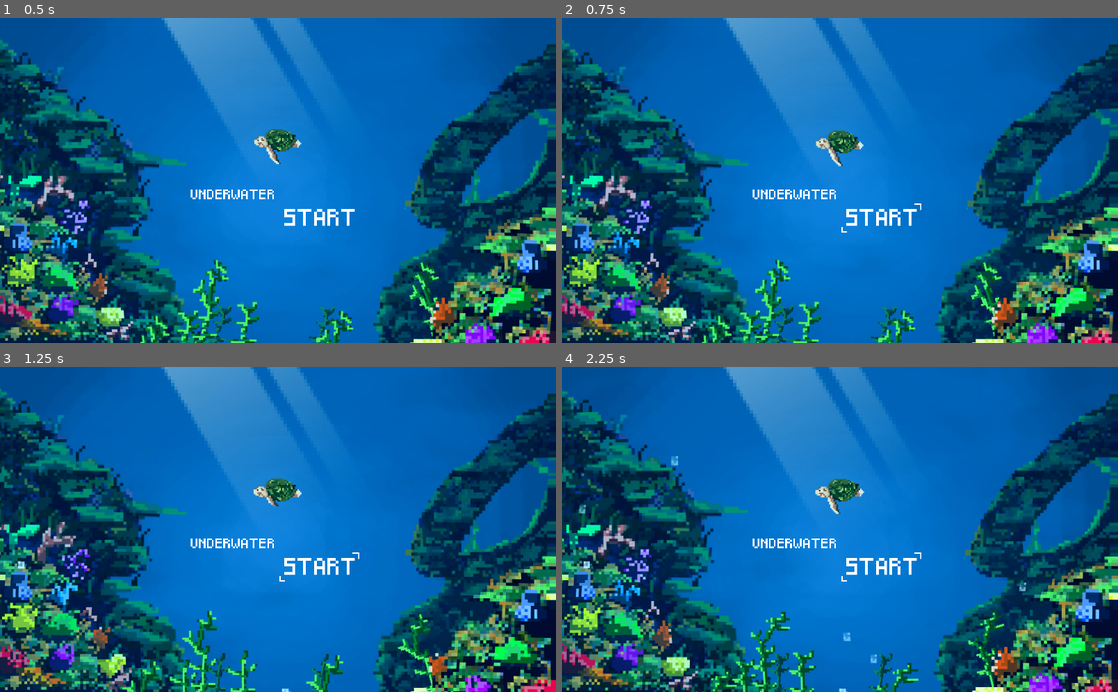
Above: before the commit, frames 1-4 (two rows, left to right).
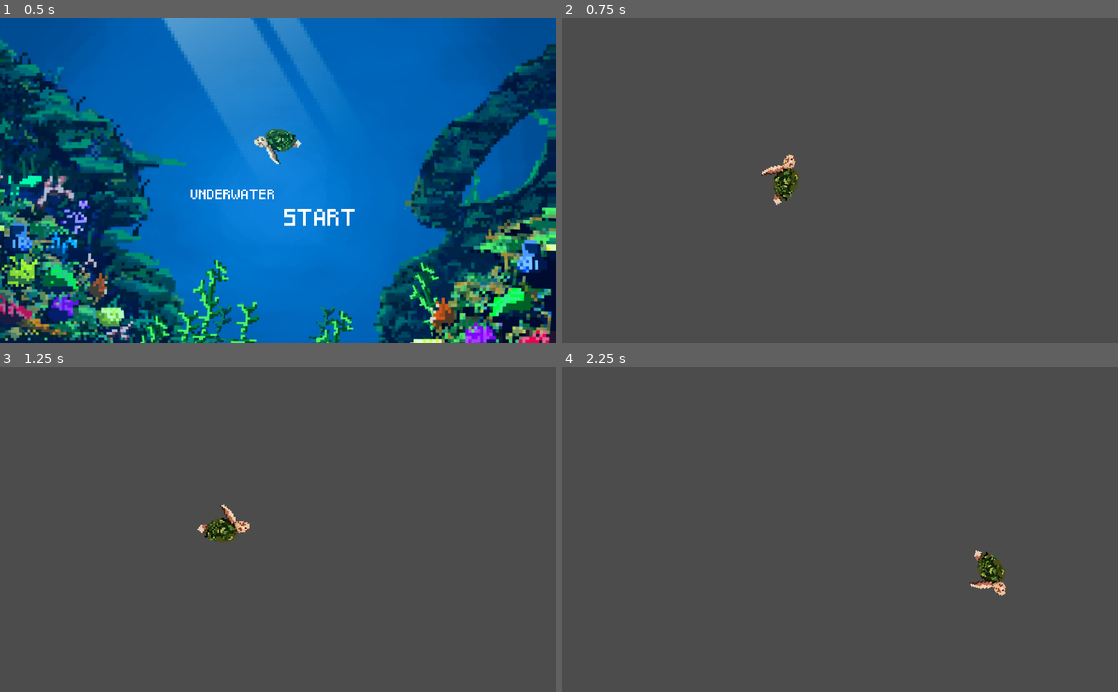
Above: after the commit, the same moments.

Repository: Gerchis/JamTeamSeas
Game: Godot game, scene res://Scenes/MainMenu/MainMenu.tscn
Same seed, same stepped clock (60 frames per second), same inputs: the game is played once before the commit and once after it.
Inputs (mouse positions are in pixels of both pictures, inside the frame that each line leads up to):
- Up to frame 1 (0.5 s): no input
- Up to frame 2 (0.75 s): click (878, 219) at 0.5 s
- Up to frame 3 (1.25 s): no input
- Up to frame 4 (2.25 s): hold D (right, bound only after the commit) 1.28-2.03 s; hold S (down, bound only after the commit) from 2.03 s (still down)

Frame 1 is identical in both runs. In frame 2, 100% of the frame differs, in the area x 0-100%, y 0-100%; in frame 3, 100%; in frame 4, 100%.

Commit message:
GameScene&&PlayerMovement

Diff:
--- /dev/null
+++ b/Scenes/GameScene/GameScene.tscn
@@ -0,0 +1,8 @@
+[gd_scene load_steps=2 format=2]
+
+[ext_resource path="res://Scenes/GameScene/PLayer.tscn" type="PackedScene" id=1]
+
+[node name="GameScene" type="Node2D"]
+
+[node name="PLayer" parent="." instance=ExtResource( 1 )]
+position = Vector2( 411.748, 300.074 )
--- /dev/null
+++ b/Scenes/GameScene/PLayer.tscn
@@ -0,0 +1,22 @@
+[gd_scene load_steps=4 format=2]
+
+[ext_resource path="res://Scripts/Player/PLayerController.gd" type="Script" id=1]
+[ext_resource path="res://Sprites/Turtle/IdleSpriteSheetTurtle_001.png" type="Texture" id=2]
+
+[sub_resource type="CapsuleShape2D" id=1]
+radius = 19.955
+height = 44.6906
+
+[node name="PLayer" type="KinematicBody2D"]
+script = ExtResource( 1 )
+
+[node name="Graphics" type="Sprite" parent="."]
+position = Vector2( 8.49487, 5.66324 )
+scale = Vector2( 0.3, 0.3 )
+texture = ExtResource( 2 )
+hframes = 4
+vframes = 2
+
+[node name="CollisionShape2D" type="CollisionShape2D" parent="."]
+rotation = 1.57079
+shape = SubResource( 1 )
--- a/Scenes/MainMenu/MainMenu.tscn
+++ b/Scenes/MainMenu/MainMenu.tscn
@@ -17,6 +17,7 @@
 [ext_resource path="res://Sprites/ButtonStart/ButtonsSeaUnderwater_Start.png" type="Texture" id=15]
 [ext_resource path="res://Sprites/ButtonStart/ButtonsSeaUnderwater_Selec.png" type="Texture" id=16]
 [ext_resource path="res://Sprites/ButtonStart/ButtonsSeaUnderwater_StartSelec.png" type="Texture" id=17]
+[ext_resource path="res://Scripts/MainMenu/MainMenu.gd" type="Script" id=18]
 
 [sub_resource type="Animation" id=1]
 resource_name = "Seaweed_01"
@@ -253,27 +254,29 @@
 "speed": 5.0
 } ]
 
-[sub_resource type="StyleBoxTexture" id=12]
+[sub_resource type="StyleBoxTexture" id=13]
 texture = ExtResource( 17 )
 region_rect = Rect2( 0, 0, 545, 223 )
 
-[sub_resource type="StyleBoxTexture" id=13]
+[sub_resource type="StyleBoxTexture" id=14]
 texture = ExtResource( 16 )
 region_rect = Rect2( 0, 0, 545, 223 )
 
-[sub_resource type="StyleBoxFlat" id=14]
+[sub_resource type="StyleBoxFlat" id=15]
 bg_color = Color( 0.6, 0.6, 0.6, 0 )
 
-[sub_resource type="StyleBoxTexture" id=15]
+[sub_resource type="StyleBoxTexture" id=16]
 texture = ExtResource( 15 )
 region_rect = Rect2( 0, 0, 545, 223 )
 
 [node name="MainMenu" type="Control"]
 anchor_right = 1.0
 anchor_bottom = 1.0
+script = ExtResource( 18 )
 __meta__ = {
 "_edit_use_anchors_": false
 }
+game_scene = "res://Scenes/GameScene/GameScene.tscn"
 
 [node name="Reef_03" type="Sprite" parent="."]
 position = Vector2( 512.213, 297.43 )
@@ -489,10 +492,12 @@
 margin_top = 35.2209
 margin_right = 157.128
 margin_bottom = 104.221
-custom_styles/hover = SubResource( 12 )
-custom_styles/pressed = SubResource( 13 )
-custom_styles/focus = SubResource( 14 )
-custom_styles/normal = SubResource( 15 )
+custom_styles/hover = SubResource( 13 )
+custom_styles/pressed = SubResource( 14 )
+custom_styles/focus = SubResource( 15 )
+custom_styles/normal = SubResource( 16 )
 __meta__ = {
 "_edit_use_anchors_": false
 }
+
+[connection signal="pressed" from="Button" to="." method="_on_Button_pressed"]
--- /dev/null
+++ b/Scripts/MainMenu/MainMenu.gd
@@ -0,0 +1,6 @@
+extends Control
+
+export (String, FILE) var game_scene
+
+func _on_Button_pressed() -> void:
+	SceneManager.goto_scene(game_scene)
--- /dev/null
+++ b/Scripts/Managers/SceneManager.gd
@@ -0,0 +1,19 @@
+extends Node
+
+var current_scene = null
+
+func _ready() -> void:
+	var root = get_tree().get_root()
+	current_scene = root.get_child(root.get_child_count() - 1)
+
+func goto_scene(path):
+	call_deferred("_deferred_goto_scene", path)
+
+func _deferred_goto_scene(path):
+	current_scene.free()
+
+	var s = ResourceLoader.load(path)
+
+	current_scene = s.instance()
+
+	get_tree().get_root().add_child(current_scene)
--- /dev/null
+++ b/Scripts/Player/PLayerController.gd
@@ -0,0 +1,32 @@
+extends KinematicBody2D
+
+export var speed := 500.0
+export var accel := 10.0
+export var rotation_speed := 5.0
+
+var actual_velocity := Vector2.ZERO
+var actual_rotation := 0.0
+
+func _physics_process(delta: float) -> void:
+	var _movement_direction = Vector2(
+		Input.get_action_strength("right") - Input.get_action_strength("left"),
+		Input.get_action_strength("down") - Input.get_action_strength("up"))
+
+
+
+	if _movement_direction.dot(Vector2.RIGHT) < 0:
+
+		$Graphics.flip_h = false
+
+	elif !$Graphics.flip_h && _movement_direction.x != 0:
+		$Graphics.flip_h = true
+
+	var _target_rotation = _movement_direction.normalized().angle() if $Graphics.flip_h else (-_movement_direction).normalized().angle()
+
+	var _target_velocity = _movement_direction.normalized() * speed
+
+	actual_velocity = actual_velocity.linear_interpolate(_target_velocity, delta * accel)
+
+	actual_velocity = move_and_slide(actual_velocity)
+
+	rotation = lerp_angle(rotation, _target_rotation, delta * rotation_speed)
--- a/project.godot
+++ b/project.godot
@@ -14,10 +14,46 @@
 run/main_scene="res://Scenes/MainMenu/MainMenu.tscn"
 config/icon="res://icon.png"
 
+[autoload]
+
+SceneManager="*res://Scripts/Managers/SceneManager.gd"
+
 [display]
 
 window/stretch/mode="2d"
 window/stretch/aspect="keep"
+
+[input]
+
+up={
+"deadzone": 0.5,
+"events": [ Object(InputEventKey,"resource_local_to_scene":false,"resource_name":"","device":0,"alt":false,"shift":false,"control":false,"meta":false,"command":false,"pressed":false,"scancode":87,"unicode":0,"echo":false,"script":null)
+, Object(InputEventKey,"resource_local_to_scene":false,"resource_name":"","device":0,"alt":false,"shift":false,"control":false,"meta":false,"command":false,"pressed":false,"scancode":16777232,"unicode":0,"echo":false,"script":null)
+ ]
+}
+down={
+"deadzone": 0.5,
+"events": [ Object(InputEventKey,"resource_local_to_scene":false,"resource_name":"","device":0,"alt":false,"shift":false,"control":false,"meta":false,"command":false,"pressed":false,"scancode":83,"unicode":0,"echo":false,"script":null)
+, Object(InputEventKey,"resource_local_to_scene":false,"resource_name":"","device":0,"alt":false,"shift":false,"control":false,"meta":false,"command":false,"pressed":false,"scancode":16777234,"unicode":0,"echo":false,"script":null)
+ ]
+}
+left={
+"deadzone": 0.5,
+"events": [ Object(InputEventKey,"resource_local_to_scene":false,"resource_name":"","device":0,"alt":false,"shift":false,"control":false,"meta":false,"command":false,"pressed":false,"scancode":65,"unicode":0,"echo":false,"script":null)
+, Object(InputEventKey,"resource_local_to_scene":false,"resource_name":"","device":0,"alt":false,"shift":false,"control":false,"meta":false,"command":false,"pressed":false,"scancode":16777231,"unicode":0,"echo":false,"script":null)
+ ]
+}
+right={
+"deadzone": 0.5,
+"events": [ Object(InputEventKey,"resource_local_to_scene":false,"resource_name":"","device":0,"alt":false,"shift":false,"control":false,"meta":false,"command":false,"pressed":false,"scancode":68,"unicode":0,"echo":false,"script":null)
+, Object(InputEventKey,"resource_local_to_scene":false,"resource_name":"","device":0,"alt":false,"shift":false,"control":false,"meta":false,"command":false,"pressed":false,"scancode":16777233,"unicode":0,"echo":false,"script":null)
+ ]
+}
+interaction={
+"deadzone": 0.5,
+"events": [ Object(InputEventKey,"resource_local_to_scene":false,"resource_name":"","device":0,"alt":false,"shift":false,"control":false,"meta":false,"command":false,"pressed":false,"scancode":69,"unicode":0,"echo":false,"script":null)
+ ]
+}
 
 [physics]
 
Not shown: 3 places in Scenes/MainMenu/MainMenu.tscn that only renumber resources
Renamed: Scenes/LigthSea_001.png -> Sprites/LigthSea_001.png
Not shown, changed: Sprites/LigthSea_001.png.import
